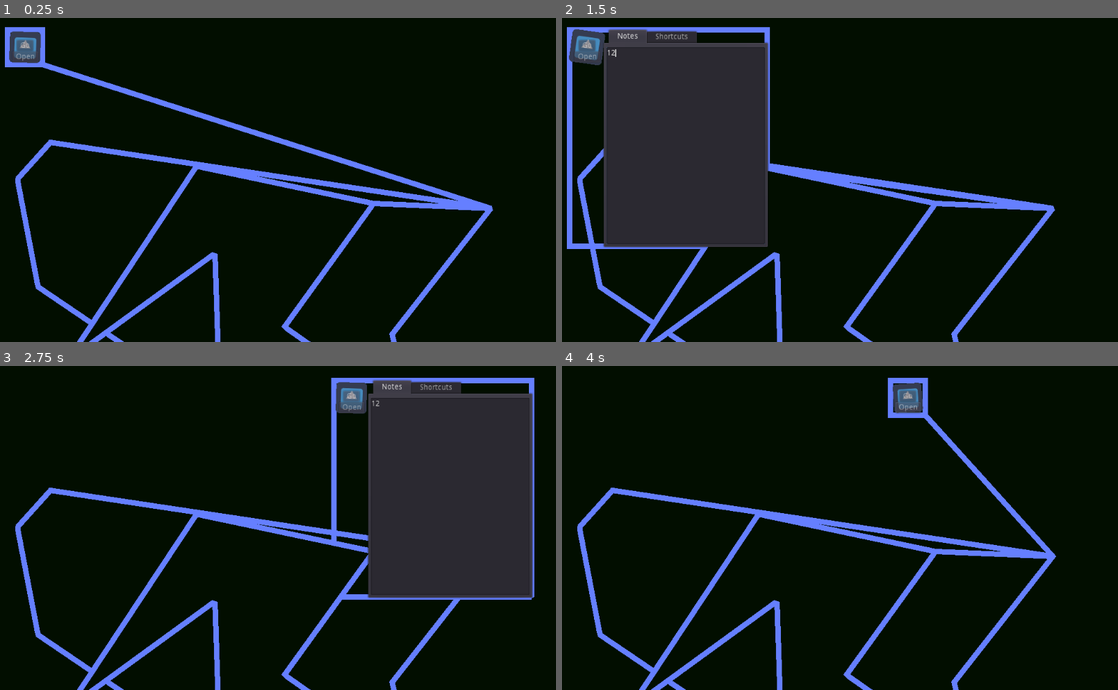
Above: before the commit, frames 1-4 (two rows, left to right).
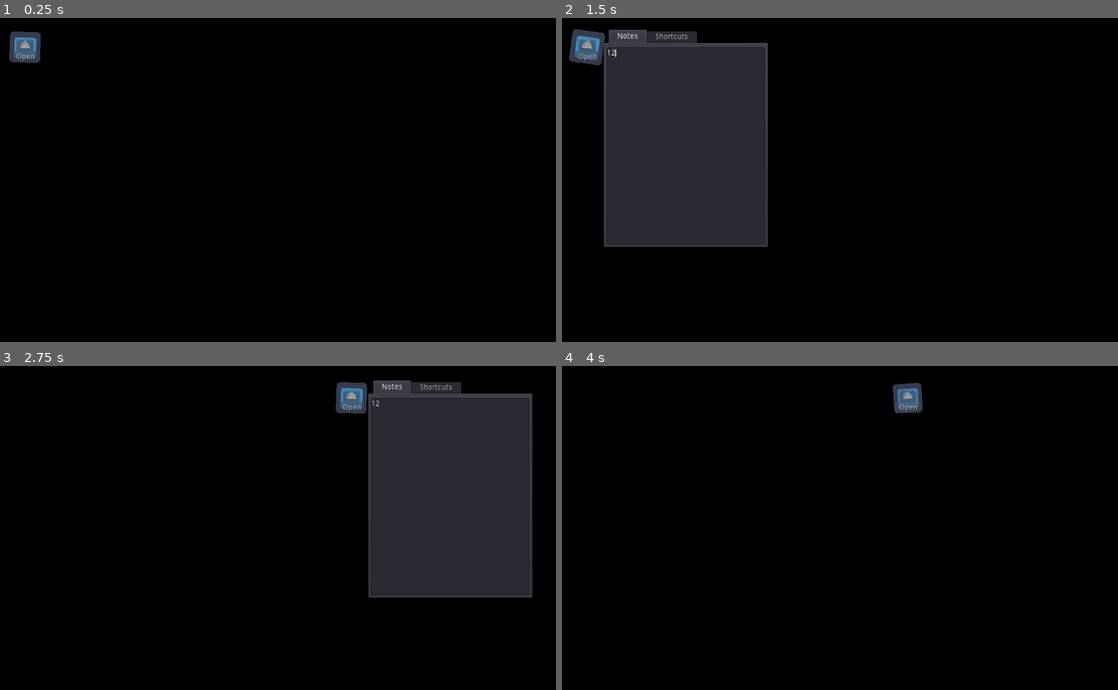
Above: after the commit, the same moments.

Repository: ASecondGuy/DesktopPet
Game: Godot game, scene res://Root.tscn
Two runs of this game, one before a commit and one after it. Both use one fixed random seed, a clock stepped at 60 frames per second and the inputs below. The engine's default icon, where the game draws it, is replaced by a stand-in: a white triangle on a blue panel in a dark square.
Inputs (mouse positions are in pixels of both pictures, inside the frame that each line leads up to):
- Up to frame 1 (0.25 s): no input
- Up to frame 2 (1.5 s): click "Open" at 0.5 s; click (684, 144) at 1.27 s; type "12" at 1.35 s
- Up to frame 3 (2.75 s): click "Go" at 2 s
- Up to frame 4 (4 s): click "Go" at 2.75 s; click "Open" at 3.5 s

The runs differ from the first frame. In frame 1, 7.5% of the frame differs, in the area x 0-89%, y 2-100%; in frame 2, 6.5%; in frame 3, 6.5%; in frame 4, 6.7%.

Commit message:
New Cutout System working

Diff:
--- a/Pet/Pet.gd
+++ b/Pet/Pet.gd
@@ -26,4 +26,4 @@
 func update_visible_area():
 	var r : Rect2= $Menus.get_rect()
 	r.position+=position
-	get_parent().update_pet_area(r, scale)
+	get_parent().update_pet_area()
--- a/Pet/Pet.tscn
+++ b/Pet/Pet.tscn
@@ -61,7 +61,7 @@
 [node name="AnimationPlayer" type="AnimationPlayer" parent="."]
 anims/idle = SubResource( 1 )
 
-[node name="Menus" type="Container" parent="."]
+[node name="Menus" type="Container" parent="." groups=["Cutout"]]
 margin_right = 40.0
 margin_bottom = 40.0
 rect_min_size = Vector2( 64, 64 )
@@ -96,7 +96,7 @@
 margin_bottom = 40.0
 rect_min_size = Vector2( 300, 400 )
 
-[node name="Tabs" type="TabContainer" parent="Menus/Limits"]
+[node name="Tabs" type="TabContainer" parent="Menus/Limits" groups=["Cutout"]]
 margin_right = 300.0
 margin_bottom = 400.0
 rect_min_size = Vector2( 200, 0 )
--- a/Root.gd
+++ b/Root.gd
@@ -18,67 +18,65 @@
 
 
 
-func update_pet_area(r:=window_rect, scale:=Vector2.ONE):
-#	if Engine.get_frames_drawn()%20<1 and check_mous_outside:
-#	OS.set_window_mouse_passthrough([])
+func update_pet_area():
 
-#		return
+	var polygons = []
+	for node in get_tree().get_nodes_in_group("Cutout"):
+		if node.has_method("get_cutout_polygon"):
+			polygons.push_back(node.get_cutout_polygon())
+
+		if Array(ClassDB.get_inheriters_from_class("Control")).has(node.get_class()):
+			if !node.is_visible_in_tree(): continue
+			var pol := []
+			var r : Rect2 = node.get_global_rect()
+			r = r.grow(5)
+			pol.push_back(r.position)
+			pol.push_back(Vector2(r.position.x+r.size.x, r.position.y))
+			pol.push_back(r.position+r.size)
+			pol.push_back(Vector2(r.position.x, r.position.y+r.size.y))
+			polygons.push_back(pol)
+		if node.get_class() == "Path2D":
+			polygons.push_back(node.curve.get_baked_points())
+
+	var points := []
 
 
-	var points := []
-	var grow_val : Vector2 = r.size*(scale-Vector2(1, 1))/2
-	r = r.grow_individual(grow_val.x, grow_val.y, grow_val.x, grow_val.y)
-
-	points.push_back(r.position)
-	points.push_back(Vector2(r.position.x+r.size.x, r.position.y))
-	points.push_back(r.position+r.size)
-	points.push_back(Vector2(r.position.x, r.position.y+r.size.y))
-
-	var polygons = [points.duplicate()]
-	for c in $paths.get_children():
-		polygons.push_back(c.curve.get_baked_points())
 
 	points.clear()
-	print("")
-	while true:
+	while _polygons_overlap(polygons):
 		for i in range(polygons.size()):
-			var p1 = polygons[i]
-			if p1 == null: continue
-			for i2 in range(i, polygons.size()):
-				print(i, i2)
-				var p2 = polygons[i2]
-				if p2 == null: continue
-
-				if _polygons_intesect(p1, p2):
-					var result = Geometry.merge_polygons_2d(p1, p2)
-					polygons[i] = result[0]
-					p2 = null
+			for i2 in range(polygons.size()):
+				var pol = polygons[i]
+				var pol2 = polygons[i2]
+				if i == i2: continue
+				if pol == null or pol2 == null: continue
+				if _polygons_intesect(pol, pol2):
+					polygons[i] = Geometry.merge_polygons_2d(pol, pol2)[0]
+					polygons[i2] = null
 
 		while polygons.has(null):
 			polygons.remove(polygons.find_last(null))
-
-		var loop_finished := true
-		for i in range(polygons.size()):
-			for i2 in range(i, polygons.size()):
-				if i == i2: continue
-				if !_polygons_intesect(polygons[i], polygons[i2]):
-					loop_finished = false
-
-		if loop_finished: break
-		break
 
 	for poly in polygons:
 		for p in poly:
 			points.push_back(p)
 		points.push_back(poly[0])
 
+	########
 	line.clear_points()
 	for p in points:
 		line.add_point(p)
-
-#	OS.call_deferred("set_window_mouse_passthrough", PoolVector2Array(points))
+	OS.call_deferred("set_window_mouse_passthrough", PoolVector2Array(points))
 
 
 func _polygons_intesect(p1, p2)->bool:
 #	prints("Inter:", Geometry.intersect_polygons_2d(p1, p2).size())
 	return Geometry.intersect_polygons_2d(p1, p2).size() > 0
+
+func _polygons_overlap(polygons:Array)->bool:
+	for i in range(polygons.size()):
+		for i2 in range(polygons.size()):
+			if i <= i2: continue
+			if _polygons_intesect(polygons[i], polygons[i2]):
+				return true
+	return false
--- a/Root.tscn
+++ b/Root.tscn
@@ -1,40 +1,30 @@
-[gd_scene load_steps=6 format=2]
+[gd_scene load_steps=5 format=2]
 
 [ext_resource path="res://Root.gd" type="Script" id=1]
 [ext_resource path="res://Pet/Pet.tscn" type="PackedScene" id=2]
 
-[sub_resource type="GDScript" id=1]
-script/source = "extends Label
-
-onready var line := $\"../../Line2D\"
-
-
-func _process(delta):
-	pass
-#	text = str(line.points)
-"
-
 [sub_resource type="Curve2D" id=2]
 _data = {
-"points": PoolVector2Array( 0, 0, 0, 0, 904, 352, 0, 0, 0, 0, 722, 585, 0, 0, 0, 0, 763, 740, 0, 0, 0, 0, 581, 719, 0, 0, 0, 0, 496, 787, 0, 0, 0, 0, 70, 497, 0, 0, 0, 0, 32, 298, 0, 0, 0, 0, 93, 230 )
+"points": PoolVector2Array( 0, 0, 0, 0, 904, 352, 0, 0, 0, 0, 722, 585, 0, 0, 0, 0, 512, 548, 0, 0, 0, 0, 581, 719, 0, 0, 0, 0, 290, 486, 0, 0, 0, 0, 70, 497, 0, 0, 0, 0, 47, 322, 0, 0, 0, 0, 497, 305 )
 }
 
 [sub_resource type="Curve2D" id=3]
 _data = {
-"points": PoolVector2Array( 0, 0, 0, 0, 688, 343, 0, 0, 0, 0, 524, 571, 0, 0, 0, 0, 763, 740, 0, 0, 0, 0, 634, 852, 0, 0, 0, 0, 412, 930, 0, 0, 0, 0, 396, 435, 0, 0, 0, 0, 125, 633, 0, 0, 0, 0, 362, 274 )
+"points": PoolVector2Array( 0, 0, 0, 0, 1003, 440, 0, 0, 0, 0, 524, 571, 0, 0, 0, 0, 763, 740, 0, 0, 0, 0, 634, 852, 0, 0, 0, 0, 412, 930, 0, 0, 0, 0, 396, 435, 0, 0, 0, 0, 125, 633, 0, 0, 0, 0, 362, 274 )
 }
 
 [node name="Root" type="Node"]
 script = ExtResource( 1 )
 
 [node name="debugdraw" type="Node2D" parent="."]
+visible = false
 
 [node name="ColorRect" type="ColorRect" parent="debugdraw"]
-margin_left = -2148.0
-margin_top = -1284.0
-margin_right = 3368.0
-margin_bottom = 2060.0
-color = Color( 0.196078, 1, 0, 0.0588235 )
+margin_left = -1859.0
+margin_top = -1503.0
+margin_right = 3657.0
+margin_bottom = 1841.0
+color = Color( 0.196078, 1, 0, 0.294118 )
 __meta__ = {
 "_edit_use_anchors_": false
 }
@@ -44,20 +34,10 @@
 
 [node name="Pet" parent="." instance=ExtResource( 2 )]
 
-[node name="Label" type="Label" parent="Pet"]
-margin_top = 42.0
-margin_right = 40.0
-margin_bottom = 56.0
-script = SubResource( 1 )
-__meta__ = {
-"_edit_use_anchors_": false
-}
-
 [node name="paths" type="Node" parent="."]
 
 [node name="Path2D" type="Path2D" parent="paths"]
 curve = SubResource( 2 )
 
 [node name="Path2D2" type="Path2D" parent="paths"]
-position = Vector2( 483, -202 )
 curve = SubResource( 3 )
